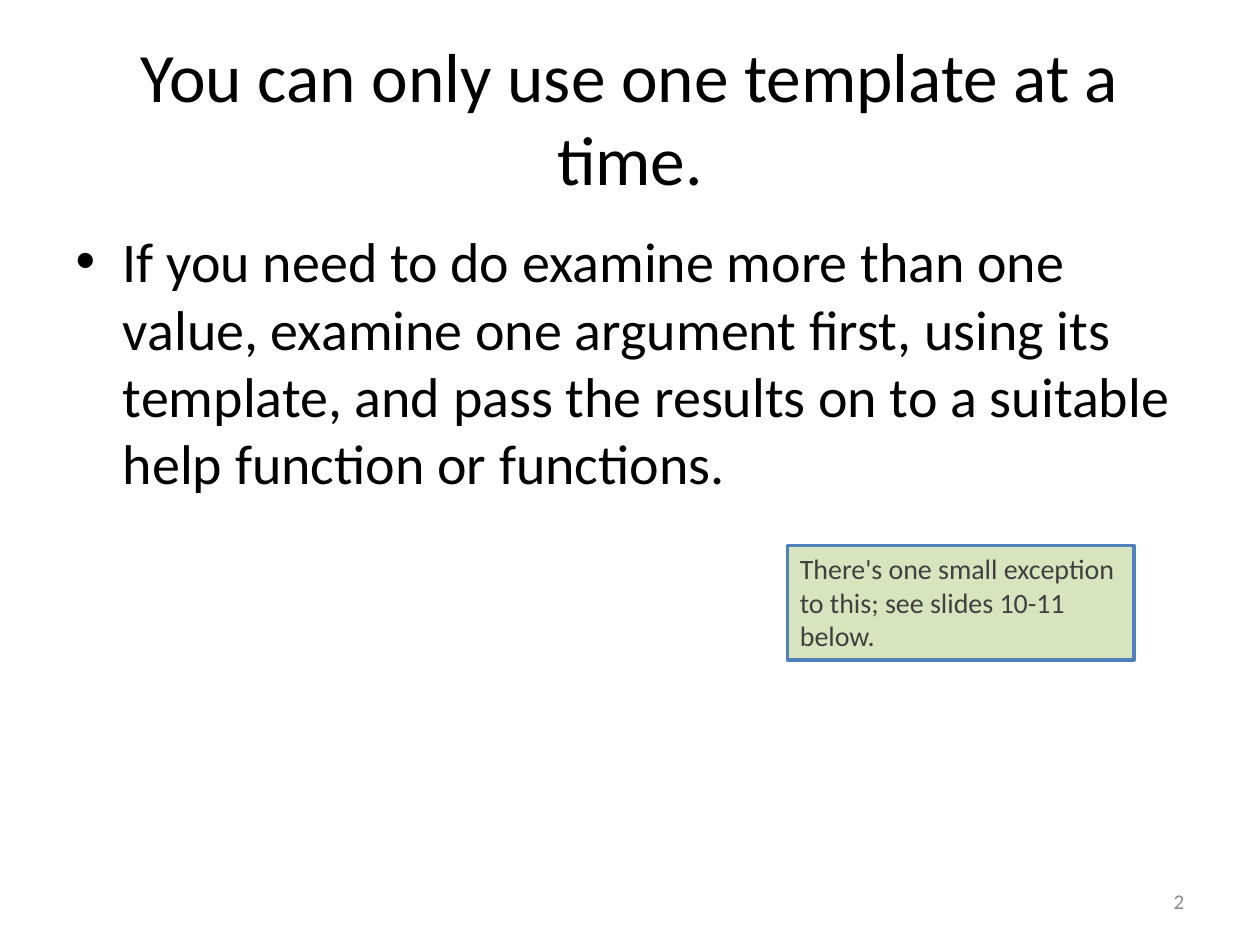
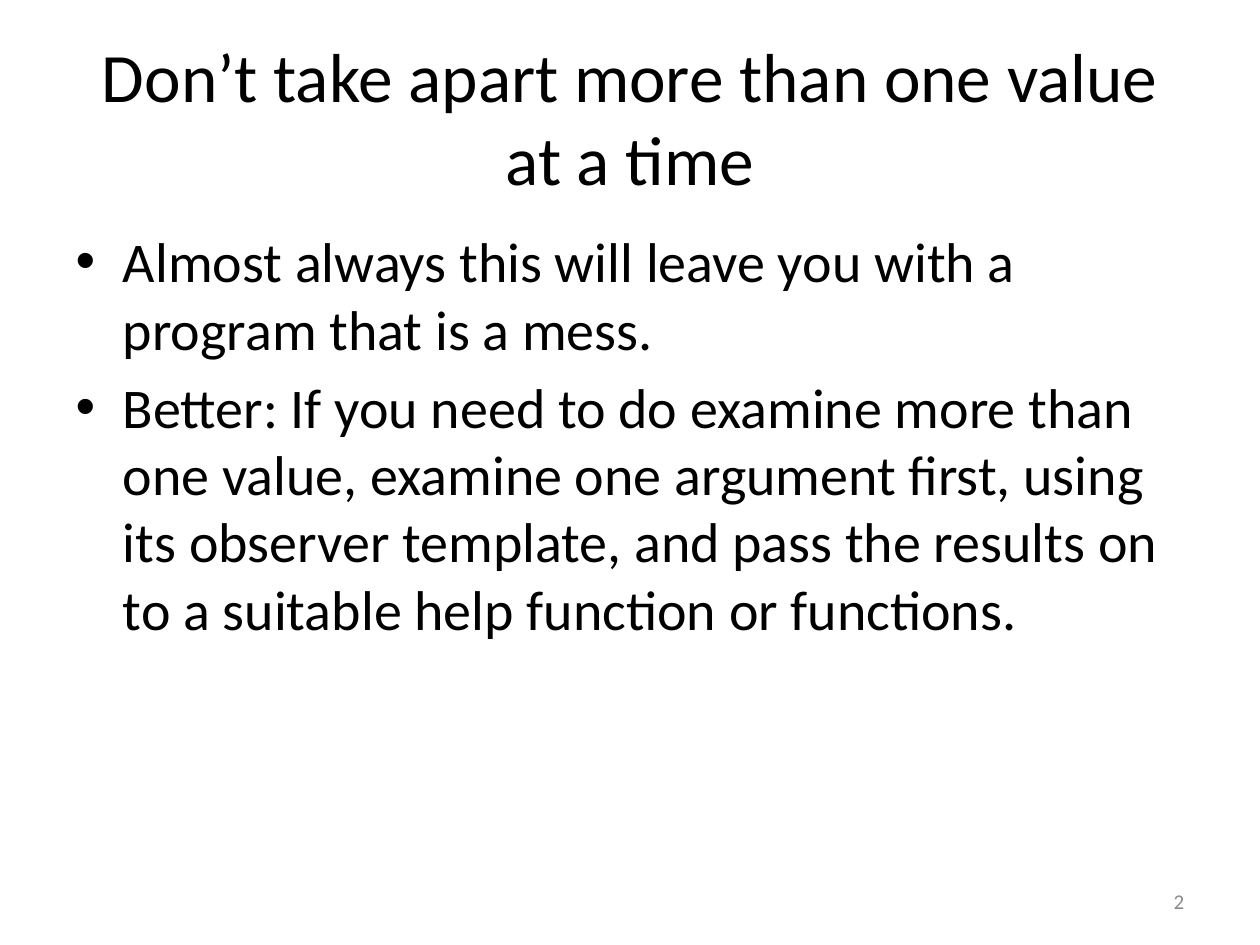
Before and after one commit to mwand/cs5010f17, a slide deck: slide 2 of Slides/Lesson 2.3 Examining More than One Value.pptx. Drawn at 1260x945 pixels with LibreOffice and Linux fonts; fonts in the diff are those of the drawing. Boxes give left, top, right and bottom in pixels: in the first picture for what was removed or moved away, otherwise in the second. Text is boxed around its words. In the diff, an @@ line names an element or a change of style, - is before the commit and + after.

Commit message:
almost done with L2.3

```diff
--- a/Slides/Lesson 2.3 Examining More than One Value.pptx
+++ b/Slides/Lesson 2.3 Examining More than One Value.pptx
@@ title at bbox=[102, 53, 1157, 186]: text changed @@
-You can only use one template at a time.
+Don’t take apart more than one value at a time
@@ text at bbox=[123, 243, 1157, 639]: text changed @@
-• If you need to do examine more than one value, examine one argument first, using its template, and pass the results on to a suitable help function or functions.
+• Almost always this will leave you with a program that is a mess.
+• Better: If you need to do examine more than one value, examine one argument first, using its observer template, and pass the results on to a suitable help function or functions.
@@ rectangle removed at bbox=[788, 546, 1134, 660] @@
-There's one small exception to this; see slides 10-11 below.
```
Also in this commit, not shown: 12 other slides changed, 7 slides added, 2 slides removed, 10 other files.
